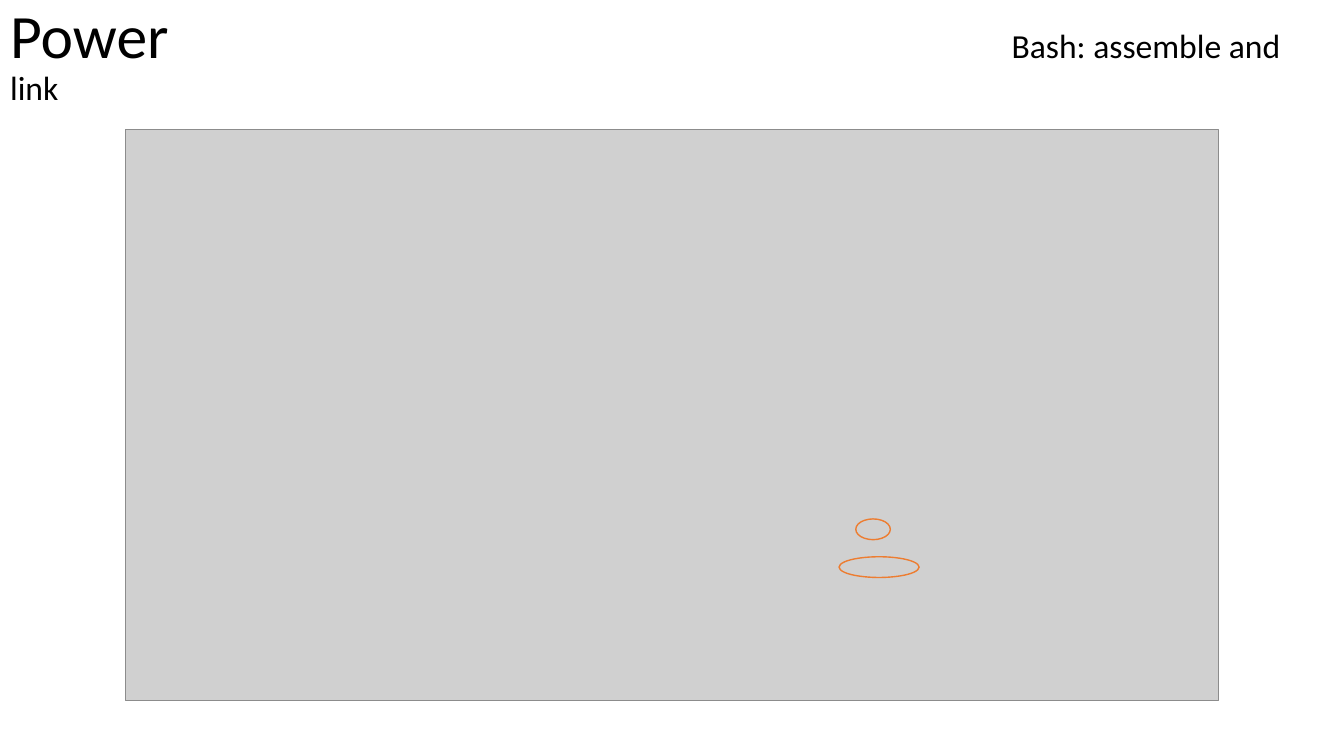
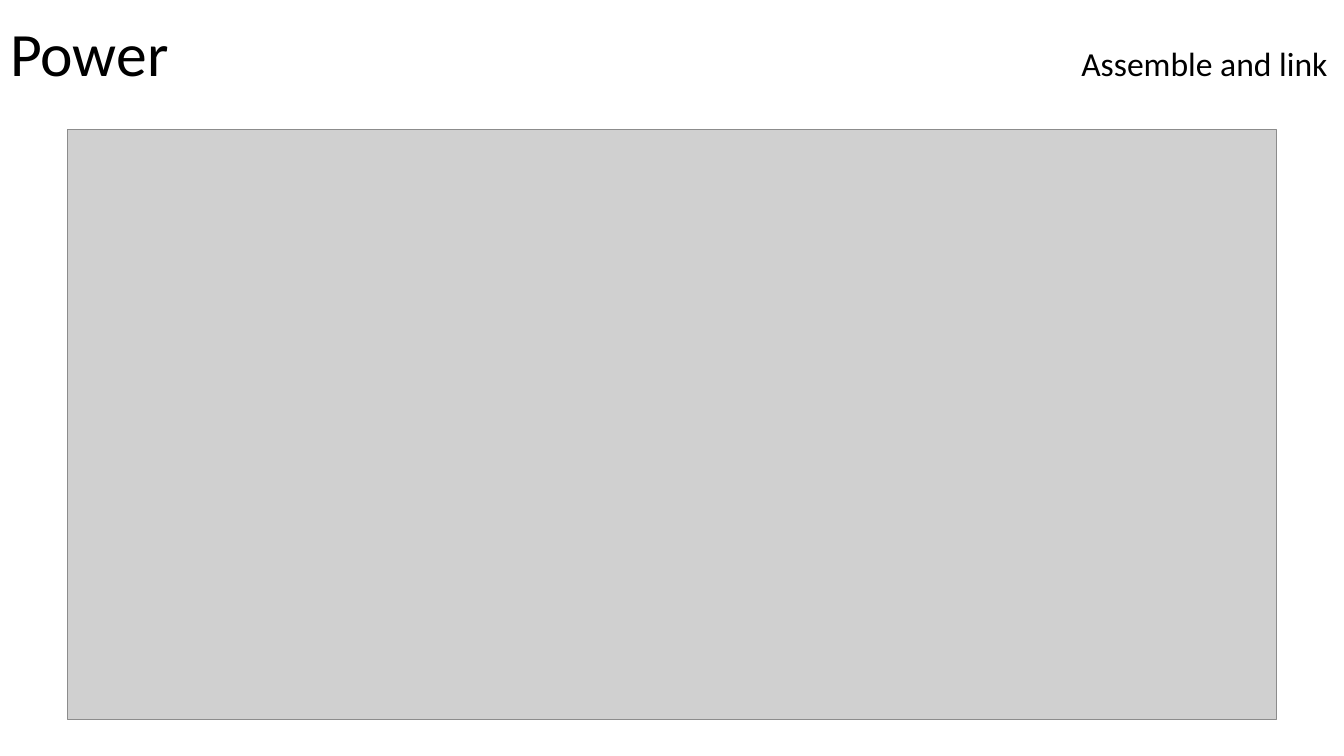
Before and after one commit to Jsalaz1989/x86-Assembly-ATT, a slide deck: slide 69 of power/4.0 Power.pptx. Drawn at 1344x756 pixels with LibreOffice and Linux fonts; fonts in the diff are those of the drawing; grey boxes stand for pictures. Boxes give left, top, right and bottom in pixels: in the first picture for what was removed or moved away, otherwise in the second. Text is boxed around its words. In the diff, an @@ line names an element or a change of style, - is before the commit and + after.

```diff
--- a/power/4.0 Power.pptx
+++ b/power/4.0 Power.pptx
@@ title at (10,36,1327,77): text changed @@
-Power Bash: assemble and link
+Power Assemble and link
@@ picture: place and size @@
-picture at (125,129,1218,701)
+picture at (68,129,1277,719)
@@ ellipse removed at (856,519,890,540) @@
@@ ellipse removed at (839,557,919,578) @@
```
Also in this commit, not shown: 1 other slide changed, 1 slide added.
